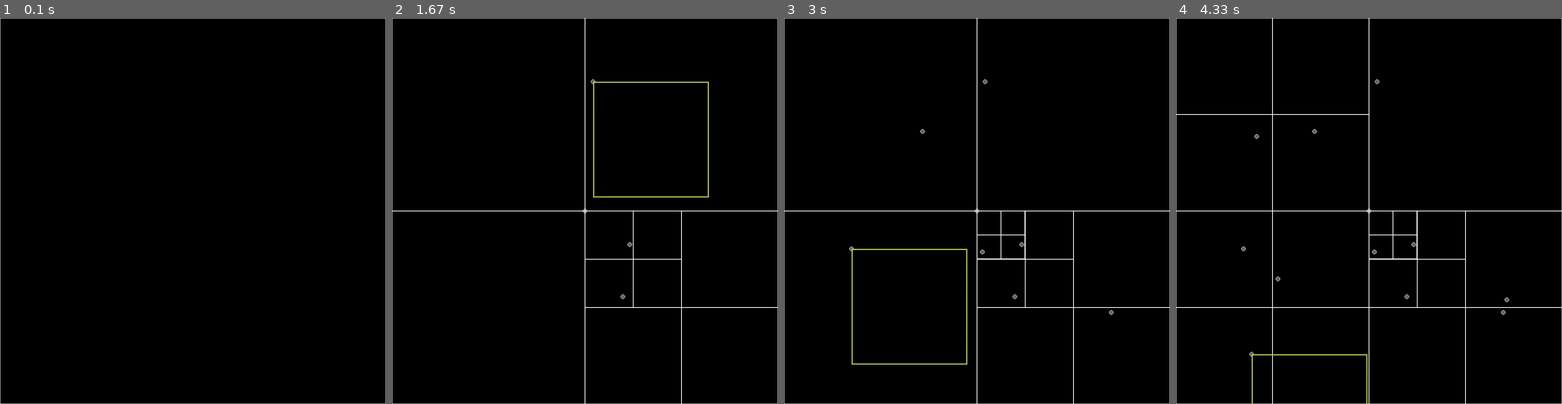
Above: before the commit, frames 1-4 (left to right).
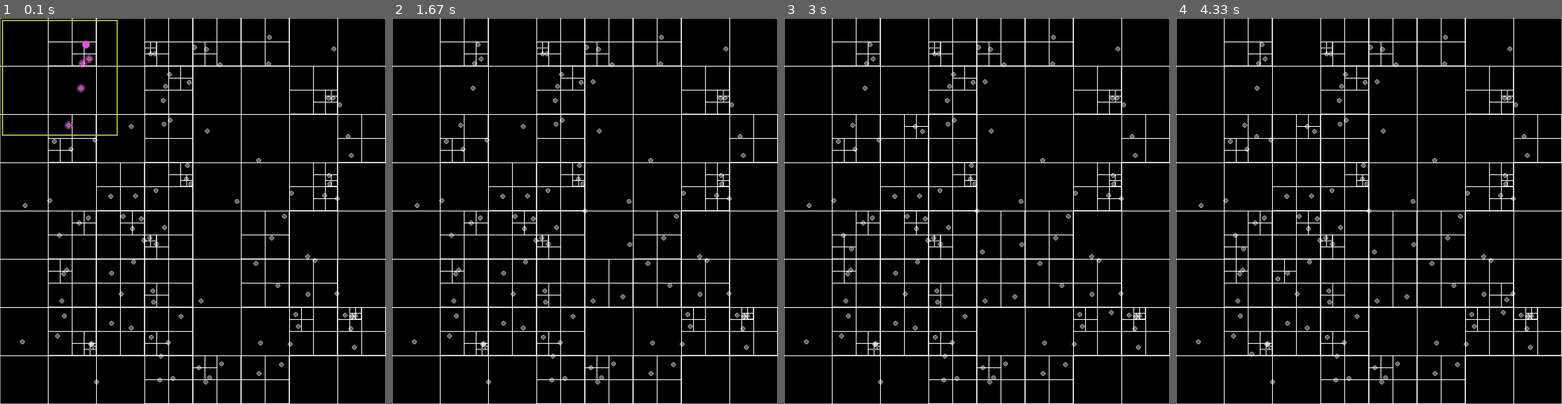
Above: after the commit, the same moments.

Repository: Josephbakulikira/QuadTree-Visualization-with-python--pygame
Game: pygame game, started from main.py
Same seed, same stepped clock (60 frames per second), same inputs: the game is played once before the commit and once after it.
Inputs (mouse positions are in pixels of both pictures, inside the frame that each line leads up to):
- Up to frame 1 (0.1 s): no input
- Up to frame 2 (1.67 s): click (585, 211) at 0.38 s; click (623, 295) at 0.72 s; click (631, 245) at 1.05 s; tap Space at 1.4 s; click (592, 79) at 1.42 s
- Up to frame 3 (3 s): tap Space at 1.7, 1.9 s; click (980, 253) at 1.92 s; click (922, 129) at 2.22 s; click (1112, 311) at 2.55 s; click (849, 249) at 2.88 s
- Up to frame 4 (4.33 s): click (1257, 137) at 3.22 s; click (1276, 280) at 3.55 s; click (1507, 299) at 3.88 s; click (1253, 353) at 4.22 s

The runs differ from the first frame. In frame 1, 9.2% of the frame differs, in the area x 0-100%, y 0-100%; in frame 2, 8.6%; in frame 3, 8.8%; in frame 4, 8.2%.

Commit message:
instantiate particles

Diff:
--- a/Quadtree.py
+++ b/Quadtree.py
@@ -44,6 +44,7 @@
         self.southEast = None
     def subdivide(self):
         parent = self.boundary
+
         boundary_nw = Rectangle(
                 Vector2(
                 parent.position.x ,
@@ -75,11 +76,13 @@
 
         self.northWest = QuadTree(self.capacity, boundary_nw)
         self.northWest.insert(self.particles[0])
+
         self.northEast = QuadTree(self.capacity, boundary_ne)
         self.northEast.insert(self.particles[0])
 
         self.southWest = QuadTree(self.capacity, boundary_sw)
         self.southWest.insert(self.particles[0])
+
         self.southEast = QuadTree(self.capacity, boundary_se)
         self.southEast.insert(self.particles[0])
 
--- a/main.py
+++ b/main.py
@@ -25,19 +25,19 @@
 
 quadtree = QuadTree(NODE_CAPACITY, boundary)
 
-# for i in range(500):
-#     offset = 50
-#     x = randint(offset, Width-offset)
-#     y = randint(offset, Height-offset)
-#     # col = (randint(0, 255), randint(0, 255),randint(0, 255))
-#     col = (255, 255, 255)
-#     particle = Particle(Vector2(x, y), 6, col)
-#     quadtree.insert(particle)
-#     particles.append(particle)
+for i in range(100):
+    offset = 50
+    x = randint(offset, Width-offset)
+    y = randint(offset, Height-offset)
+    # col = (randint(0, 255), randint(0, 255),randint(0, 255))
+    col = (255, 255, 255)
+    particle = Particle(Vector2(x, y), 6, col)
+    quadtree.insert(particle)
+    particles.append(particle)
 
 
 # print(points)
-showRange = False
+showRange = True
 run = True
 while run:
     screen.fill(Background)
